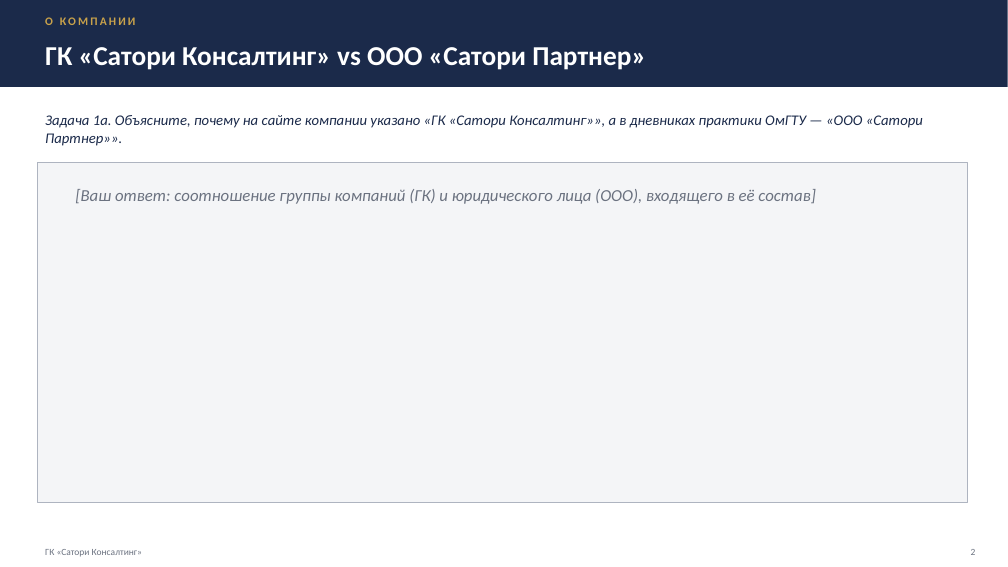
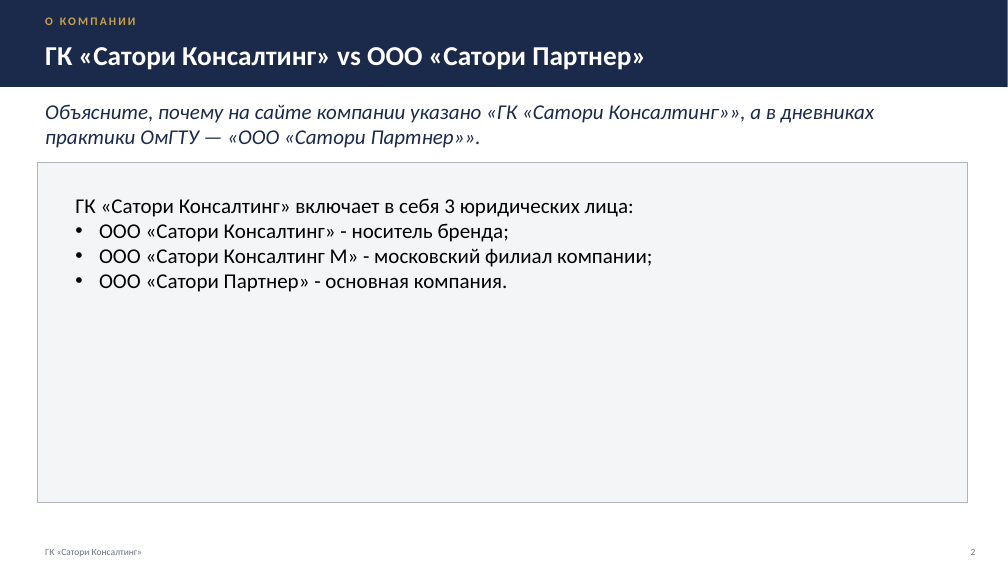
Before and after one commit to ppljc/omstu-works-4, a slide deck: slide 2 of Практика/Блок 14.pptx. Drawn at 1008x567 pixels with LibreOffice and Linux fonts; fonts in the diff are those of the drawing. Boxes give left, top, right and bottom in pixels: in the first picture for what was removed or moved away, otherwise in the second. Text is boxed around its words. In the diff, an @@ line names an element or a change of style, - is before the commit and + after.

```diff
--- a/Практика/Блок 14.pptx
+++ b/Практика/Блок 14.pptx
@@ text at (x1=45, y1=104, x2=875, y2=148): text changed; size 14 to 20 pt @@
-Задача 1a. Объясните, почему на сайте компании указано «ГК «Сатори Консалтинг»», а в дневниках практики ОмГТУ — «ООО «Сатори Партнер»».
+Объясните, почему на сайте компании указано «ГК «Сатори Консалтинг»», а в дневниках практики ОмГТУ — «ООО «Сатори Партнер»».
@@ text at (x1=75, y1=198, x2=652, y2=292): text changed; size 16 to 20 pt; text colour #6B7280 to #000000; italic off @@
-[Ваш ответ: соотношение группы компаний (ГК) и юридического лица (ООО), входящего в её состав]
+ГК «Сатори Консалтинг» включает в себя 3 юридических лица:
+• ООО «Сатори Консалтинг» - носитель бренда;
+• ООО «Сатори Консалтинг М» - московский филиал компании;
+• ООО «Сатори Партнер» - основная компания.
```
Also in this commit, not shown: 8 other slides changed, 1 slide added, 1 slide removed, 1 other file.
